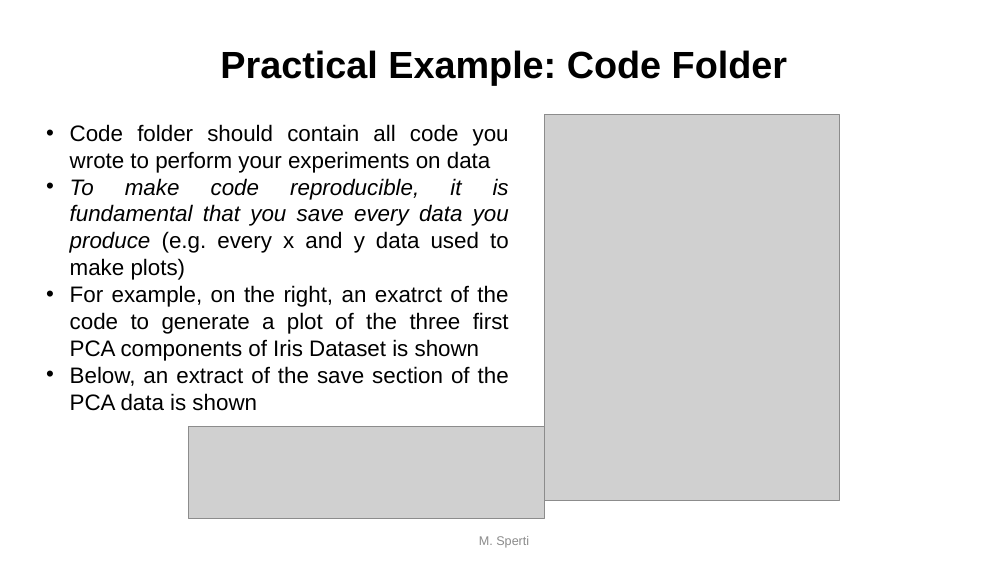
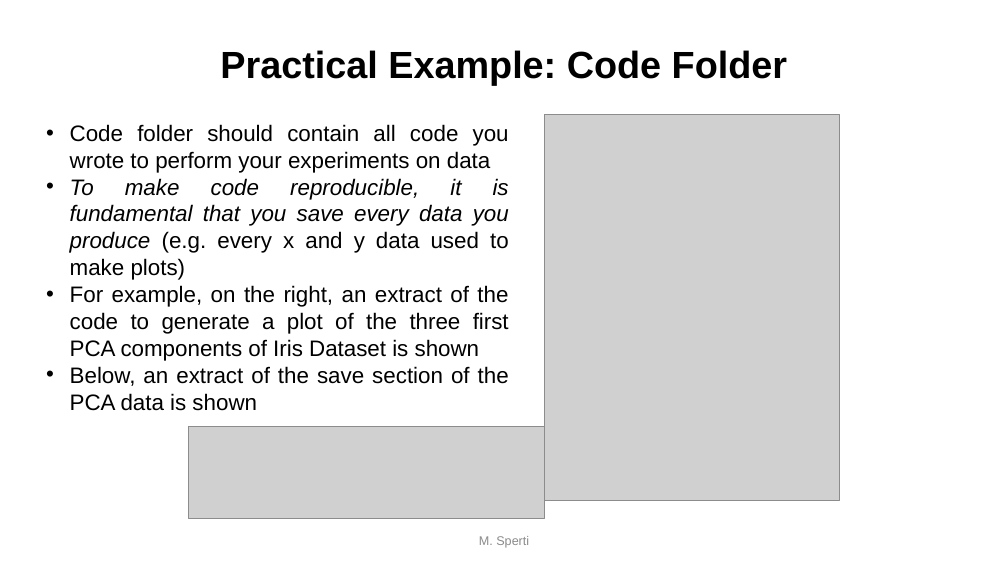
Before and after one commit to toelt-llc/MSCA-ITN-PARENT, a slide deck: slide 22 of DETERMINED2022/Python and scikit-learn/DETERMINED2022-toelt-Introduction Python and Scikit-learn.pptx (slide 25 before the commit). Drawn at 1008x567 pixels with LibreOffice and Linux fonts; fonts in the diff are those of the drawing; grey boxes stand for pictures; background and template pictures are left out. Boxes give left, top, right and bottom in pixels: in the first picture for what was removed or moved away, otherwise in the second. Text is boxed around its words. In the diff, an @@ line names an element or a change of style, - is before the commit and + after.

```diff
--- a/DETERMINED2022/Python and scikit-learn/DETERMINED2022-toelt-Introduction Python and Scikit-learn.pptx
+++ b/DETERMINED2022/Python and scikit-learn/DETERMINED2022-toelt-Introduction Python and Scikit-learn.pptx
@@ text at [70,285,509,361]: text changed @@
-• For example, on the right, an exatrct of the code to generate a plot of the three first PCA components of Iris Dataset is shown
+• For example, on the right, an extract of the code to generate a plot of the three first PCA components of Iris Dataset is shown
```
Also in this commit, not shown: 3 other slides changed, 2 slides added, 5 slides removed, 1 other file.
